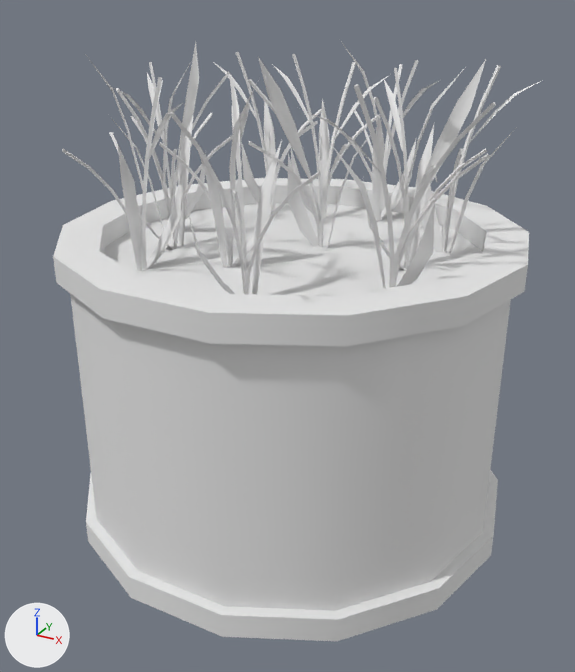
Renders of the OBJ model InspireEngine/Resources/UDC_VaseFlowers.obj from each side of a commit.
One viewpoint serves both versions: a 50 mm lens placed at (0.392, -0.724, 0.571), pointed at (0.005, -0.02, 0.219). The axes (+X, +Y, +Z) are drawn at lower left. The lights are the same throughout. Where no turn or scale is listed for an object, it has been applied to the vertices.

The first picture shows 'UDC_VaseFlowers'.
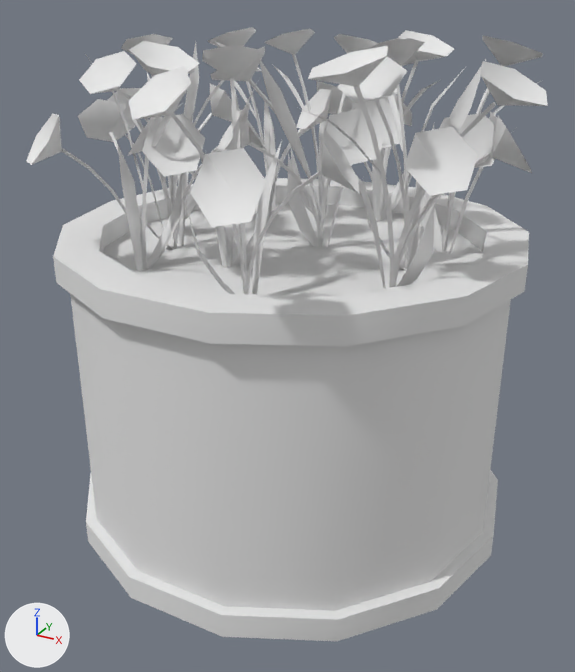
What differs and where, as boxes [x1, y1, x2, y2] in the pictures (575 x 672 px):
'UDC_VaseFlowers', reshaped (7% wider)
    before: [53, 42, 539, 641]
    after: [26, 27, 548, 641]
part 1 of me_udc_vaseflowers, built on
    before: [144, 85, 483, 287]
    after: [26, 27, 548, 287]

The change, as a list of edits to the scene's bpy script:
```text
Add mat_prop_flowers:
    mat_prop_flowers = principled_material('Prop_Flowers')
    mat_prop_flowers.base_color = (0.8, 0.8, 0.8)  # white #e7e7e7
    mat_prop_flowers.roughness = 1.0
Change me_udc_vaseflowers:
    used by ob_udc_vaseflowers; location = (0.0, 0.0, 0.0)
    remove me_udc_vaseflowers.from_pydata(...)  # 1298 vertices, 2008 faces; spans x -0.248..0.248, y -0.242..0.242, z 0.0..0.513
    add me_udc_vaseflowers.from_pydata(...)  # 1536 vertices, 2236 faces; spans x -0.258..0.258, y -0.272..0.271, z 0.0..0.527
    me_udc_vaseflowers part 1
    28 vertices are removed from x -0.157..0.157, y -0.159..0.159, z 0.347..0.424
    78 faces are deleted
    266 vertices are added at x -0.258..0.258, y -0.272..0.271, z 0.415..0.527
    78 new faces join them, mat_prop_grassleaf (white #e7e7e7)
    228 new faces join them, mat_prop_flowers (white #e7e7e7)
    add me_udc_vaseflowers.materials.append(mat_prop_flowers)  # white #e7e7e7
```
